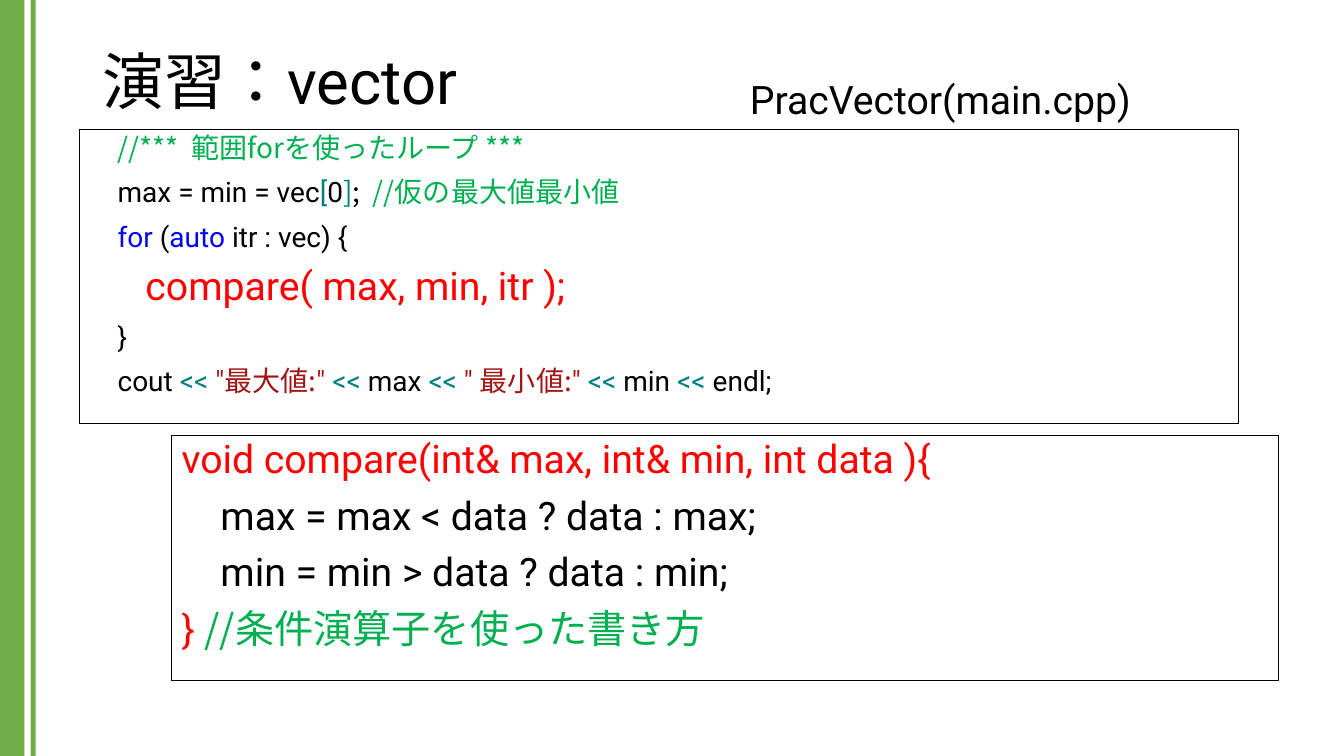
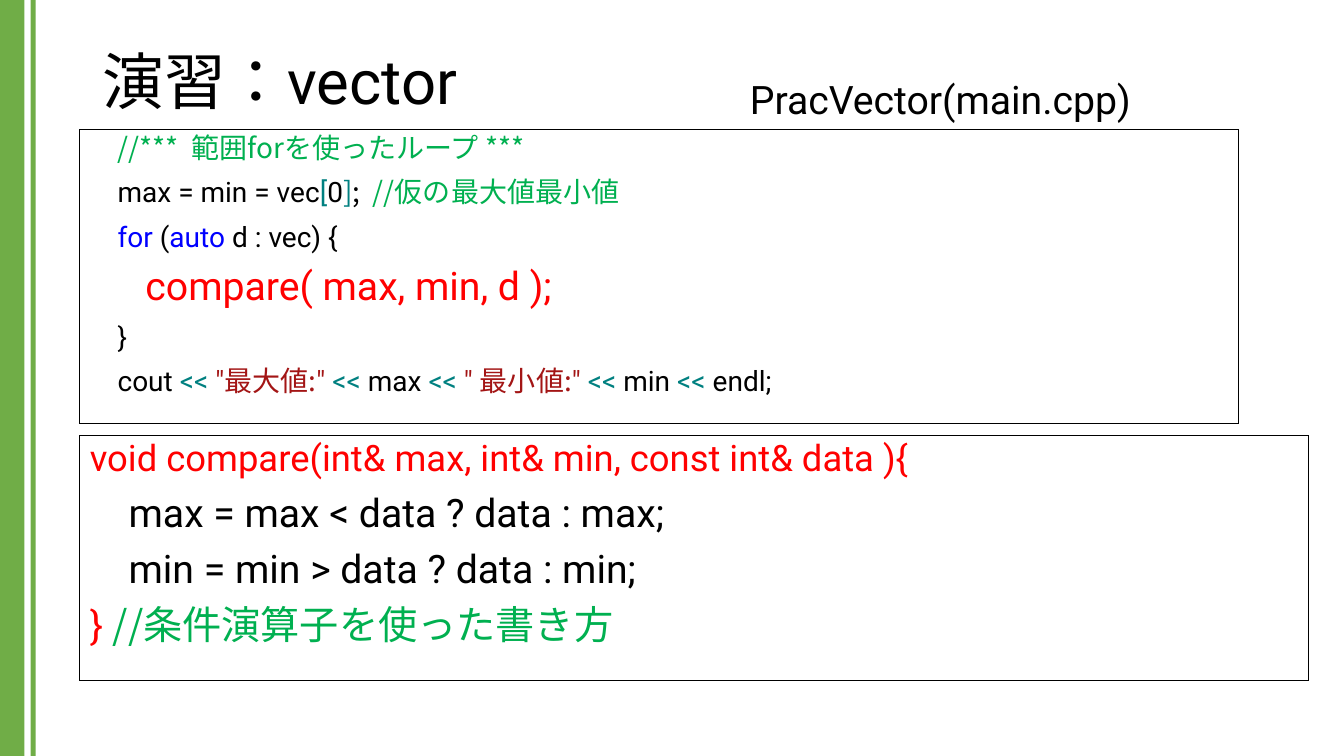
Before and after one commit to kic-murata/cpp2024, a slide deck: slide 18 of 授業資料/演習課題：vector.pptx (slide 16 before the commit). Drawn at 1344x756 pixels with LibreOffice and Linux fonts; fonts in the diff are those of the drawing. Boxes give left, top, right and bottom in pixels: in the first picture for what was removed or moved away, otherwise in the second. Text is boxed around its words. In the diff, an @@ line names an element or a change of style, - is before the commit and + after.

```diff
--- a/授業資料/演習課題：vector.pptx
+++ b/授業資料/演習課題：vector.pptx
@@ text at <box>118,224,520,309</box>: text changed @@
-for (auto itr : vec) {
-compare( max, min, itr );
+for (auto d : vec) {
+compare( max, min, d );
@@ rectangle "void compare(int& max, int& min, ...": place and size @@
-rectangle "void compare(int& max, int& min, ..." at <box>171,436,1278,682</box>
+rectangle "void compare(int& max, int& min, ..." at <box>80,436,1309,682</box>
@@ text in rectangle at <box>90,442,874,479</box>: text changed; size 28 to 26 pt @@
-void compare(int& max, int& min, int data ){
+void compare(int& max, int& min, const int& data ){
```
Also in this commit, not shown: 8 other slides changed, 2 slides added.
